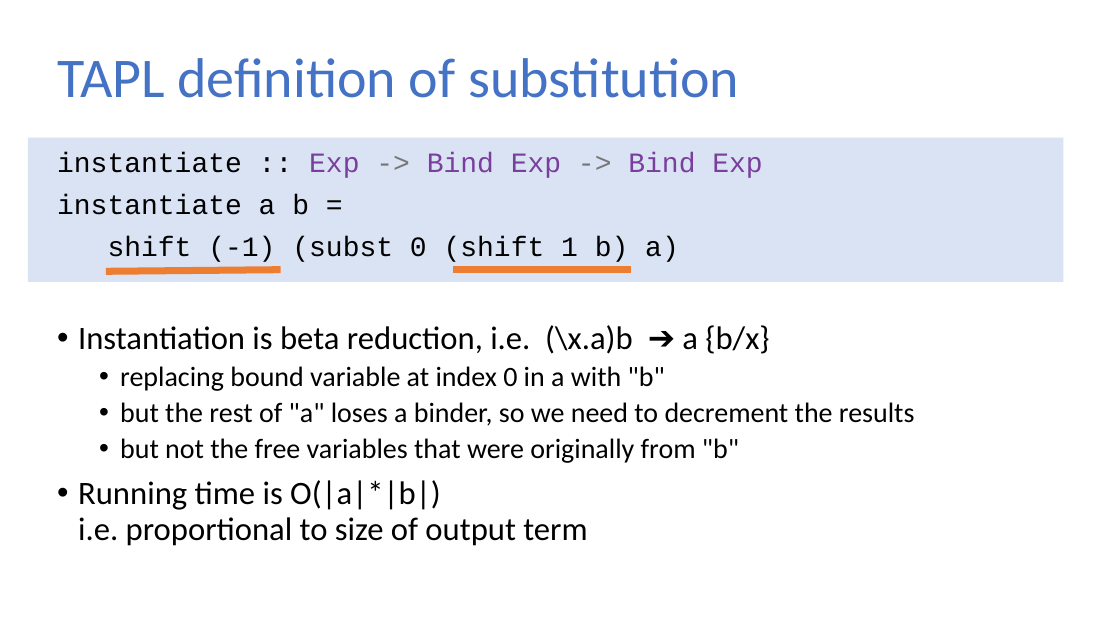
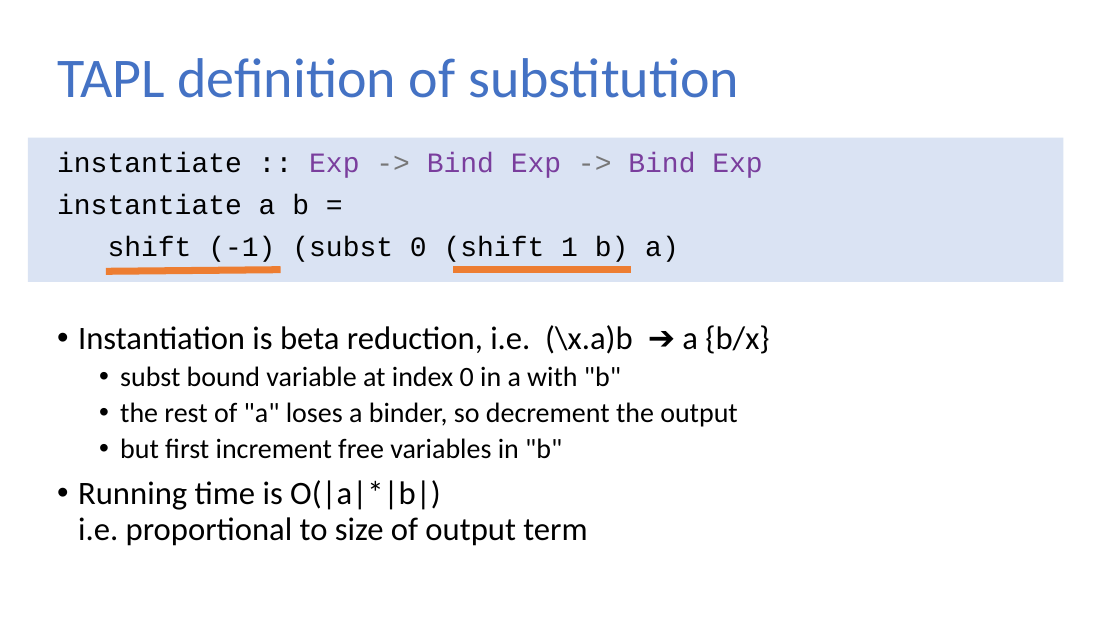
Before and after one commit to sweirich/lambda-n-ways, a slide deck: slide 13 of plclub-2021.pptx (slide 15 before the commit). Drawn at 1120x630 pixels with LibreOffice and Linux fonts; fonts in the diff are those of the drawing. Boxes give left, top, right and bottom in pixels: in the first picture for what was removed or moved away, otherwise in the second. Text is boxed around its words. In the diff, an @@ line names an element or a change of style, - is before the commit and + after.

```diff
--- a/plclub-2021.pptx
+++ b/plclub-2021.pptx
@@ text at (120,366,738,459): text changed @@
-  • replacing bound variable at index 0 in a with "b"
-  • but the rest of "a" loses a binder, so we need to decrement the results
-  • but not the free variables that were originally from "b"
+  • subst bound variable at index 0 in a with "b"
+  • the rest of "a" loses a binder, so decrement the output
+  • but first increment free variables in "b"
```
Also in this commit, not shown: 12 other slides changed, 3 slides added, 2 slides removed, 9 other files.
